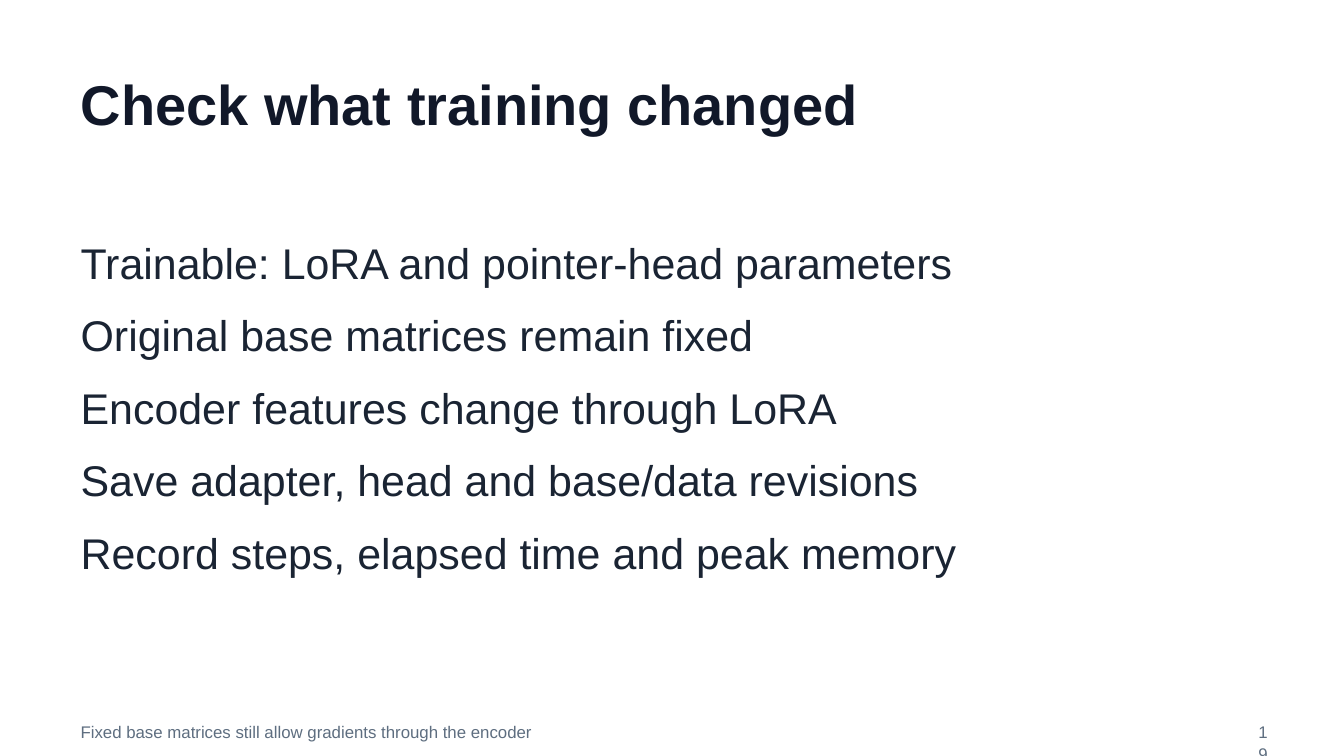
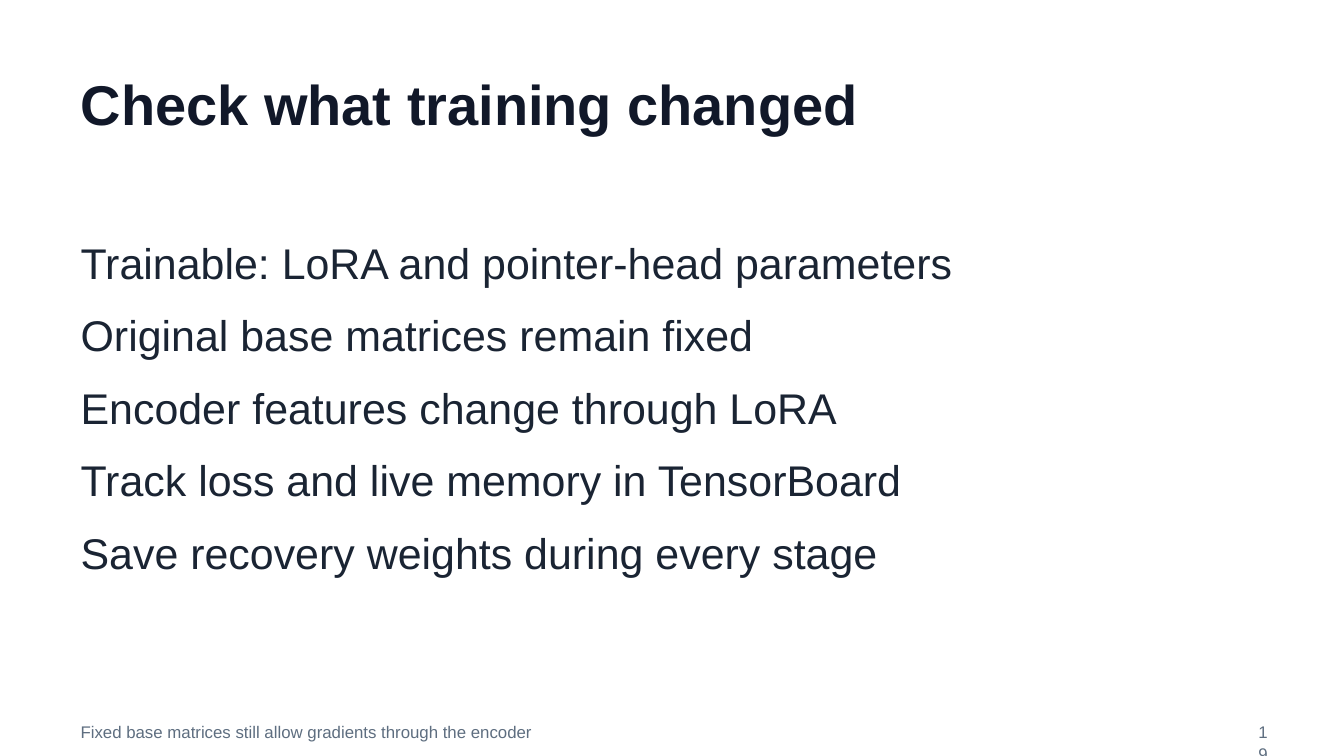
Before and after one commit to huixu11/QPlusLearning, a slide deck: slide 19 of labs/lab-01-kev-pacman/slides/pacman-lab.pptx. Drawn at 1344x756 pixels with LibreOffice and Linux fonts; fonts in the diff are those of the drawing. Boxes give left, top, right and bottom in pixels: in the first picture for what was removed or moved away, otherwise in the second. Text is boxed around its words. In the diff, an @@ line names an element or a change of style, - is before the commit and + after.

Commit message:
Use Kev-4B curriculum with required optimized training kernels

```diff
--- a/labs/lab-01-kev-pacman/slides/pacman-lab.pptx
+++ b/labs/lab-01-kev-pacman/slides/pacman-lab.pptx
@@ text at [81,465,901,577]: text changed @@
-Save adapter, head and base/data revisions
-Record steps, elapsed time and peak memory
+Track loss and live memory in TensorBoard
+Save recovery weights during every stage
```
Also in this commit, not shown: 6 other slides changed, 1 slide added, 1 slide removed, 21 other files.
